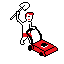
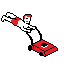
Two versions of the same layered image (64×64). Layer-by-layer changes:
hid group "Man_Front_Item" (2 layers) over [10, 2, 34, 45]
showed group "Man_Front_Fast" (5 layers) over [1, 12, 34, 45]
